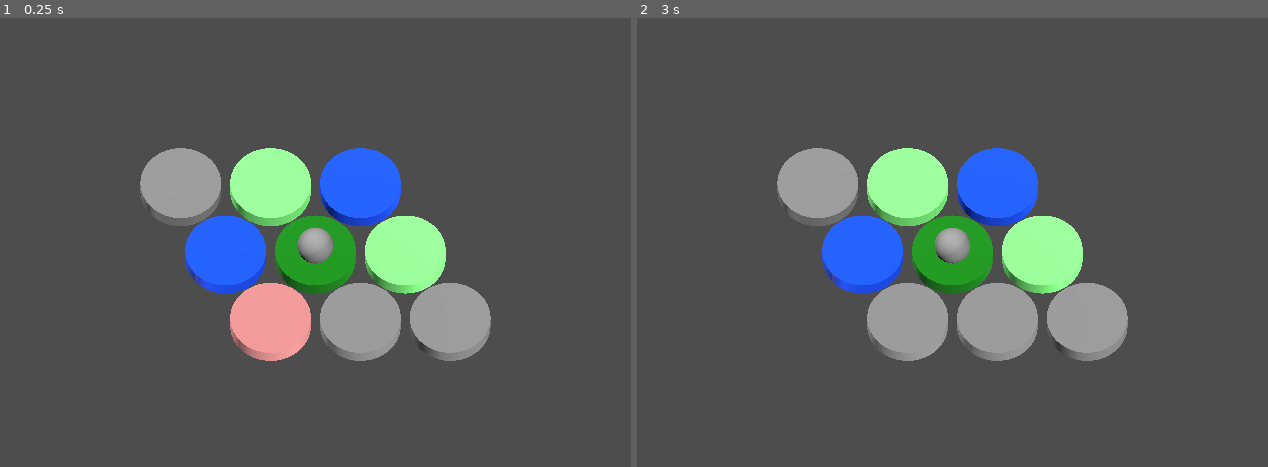
Above: before the commit, frames 1-2 (left to right).
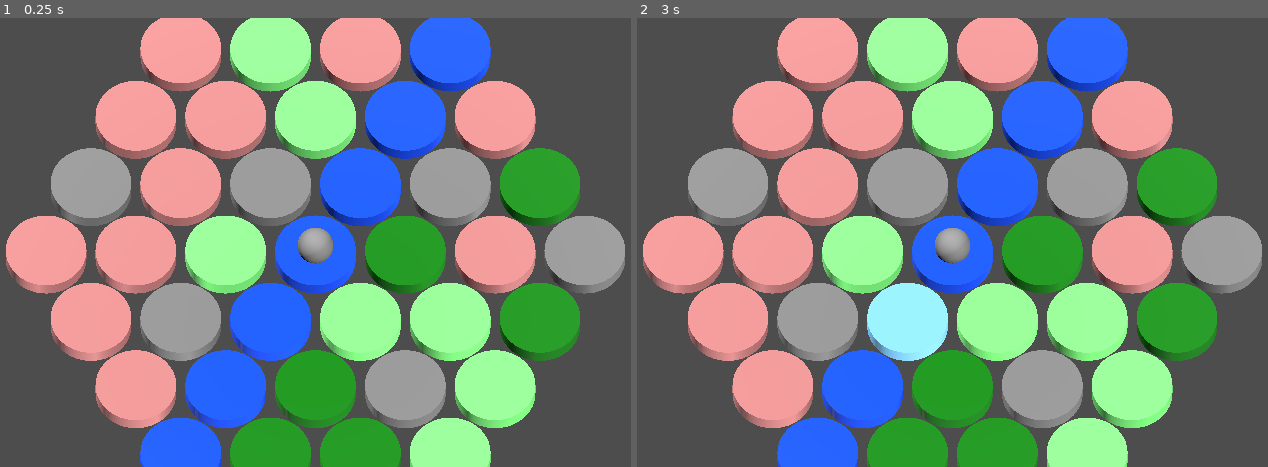
Above: after the commit, the same moments.

Repository: speezepearson/cohabitive-map
Game: Godot game, scene res://play.tscn
Two runs of this game, one before a commit and one after it. Both use one fixed random seed, a clock stepped at 60 frames per second and the inputs below. The project has no main scene, so this scene is started directly.
Inputs (mouse positions are in pixels of both pictures, inside the frame that each line leads up to):
- Up to frame 1 (0.25 s): no input
- Up to frame 2 (3 s): tap Enter at 0.5, 2 s; move the mouse to (1129, 220) at 0.52 s; hold , (downright) 0.53-1.28 s; click (1129, 220) at 0.67 s; tap Space at 1.25, 2.75 s; move the mouse to (794, 264) at 1.27 s; hold M (downleft) 1.28-2.03 s; move the mouse to (1034, 143) at 2.02 s; hold , (downright) 2.03-2.78 s; move the mouse to (914, 332) at 2.77 s; hold I (upleft) from 2.78 s (still down); click (914, 332) at 2.92 s

The runs differ from the first frame. In frame 1, 61% of the frame differs, in the area x 0-100%, y 0-100%; in frame 2, 61%.

Commit message:
codegen fixed map, not random init every time

Diff:
--- a/Hex.gd
+++ b/Hex.gd
@@ -4,13 +4,17 @@
 
 const sqrt32 = sqrt(3)/2.0
 
-static func ij2xyz(ij: Vector2i) -> Vector3: return Vector3(ij.x + ij.y/2.0, 0, ij.y*sqrt32)
+static func ij2xyz(ij: Vector2i) -> Vector3:
+	return Vector3(
+		ij.x - ij.y/2.0, 0,
+		ij.y*sqrt32,
+	)
 
 const UPLEFT = Vector2i(0, -1)
-const UPRIGHT = Vector2i(1, -1)
+const UPRIGHT = Vector2i(1, 1)
 const LEFT = Vector2i(-1, 0)
 const RIGHT = Vector2i(1,0)
-const DOWNLEFT = Vector2i(-1, 1)
+const DOWNLEFT = Vector2i(-1, -1)
 const DOWNRIGHT = Vector2i(0, 1)
 
 static func neighbors(ij: Vector2i) -> Array:
--- a/SphereThing.gd
+++ b/SphereThing.gd
@@ -29,8 +29,7 @@
 	# duplicate override material so we can edit it without affecting all instances
 	self.material = get_mesh().get_surface_override_material(0).duplicate()
 	get_mesh().set_surface_override_material(0, self.material)
-
-	set_cell_type(Cell.random_type())
+	set_cell_type(self.cell_type)
 
 func _on_Area_input_event(camera, event, click_position, click_normal, shape_idx):
 	if event is InputEventMouseButton:
--- a/play.gd
+++ b/play.gd
@@ -2,24 +2,12 @@
 
 var DISK_SCENE = load('res://disk.tscn') as PackedScene
 
-var disk_posns = {}
-func add_disk(ij: Vector2i, disk: Disk):
-	disk_posns[disk] = ij
-	var transform = Transform3D()
-	transform = transform.scaled(Vector3(.9, .9, .9))
-	transform.origin = Hex.ij2xyz(ij)
-	disk.transform = transform
-	add_child(disk)
-
 # Called when the node enters the scene tree for the first time.
 func _ready():
-	for i in range(-1, 2):
-		for j in range(-1, 2):
-			var ij = Vector2i(i,j)
-			var instance = DISK_SCENE.instantiate() as Disk
-			instance.Clicked.connect(_on_disk_clicked.bind(instance))
-			instance.RightClicked.connect(_on_disk_rightclicked.bind(instance))
-			add_disk(ij, instance)
+	for cell in $Cells.get_children():
+		cell = cell as Disk
+		cell.Clicked.connect(_on_disk_clicked.bind(cell))
+		cell.RightClicked.connect(_on_disk_rightclicked.bind(cell))
 
 	get_player().transform.origin = Hex.ij2xyz(Vector2i.ZERO) + Vector3(0,0.2,0)
 
@@ -67,11 +55,12 @@
 	selection = Selection.PLAYER
 
 func _on_disk_clicked(disk: Disk):
-	var disk_posn = disk_posns[disk]
-	if player_ij == disk_posn or Hex.get_adjacency_direction(player_ij, disk_posns[disk]) != Vector2i.ZERO:
+	var disk_ij = disk.get_meta('ij') as Vector2i
+	if player_ij == disk_ij or Hex.get_adjacency_direction(player_ij, disk_ij) != Vector2i.ZERO:
 		disk.flip_type()
 
 func _on_disk_rightclicked(disk: Disk):
-	var dir = Hex.get_adjacency_direction(player_ij, disk_posns[disk])
+	var disk_ij = disk.get_meta('ij') as Vector2i
+	var dir = Hex.get_adjacency_direction(player_ij, disk_ij)
 	if dir != Vector2i.ZERO:
 		move_player(dir)
--- a/play.tscn
+++ b/play.tscn
@@ -1,5 +1,6 @@
-[gd_scene load_steps=3 format=3 uid="uid://5umdm3asgmmx"]
-
+[gd_scene load_steps=4 format=3 uid="uid://5umdm3asgmmx"]
+
+[ext_resource type="PackedScene" uid="uid://wya1l2wusd5r" path="res://disk.tscn" id="1_h1yc5"]
 [ext_resource type="Script" path="res://play.gd" id="1_ikw4v"]
 [ext_resource type="PackedScene" uid="uid://e8bpaumysdie" path="res://player.tscn" id="2_fvciv"]
 
@@ -19,4 +20,183 @@
 
 [node name="Player" parent="." instance=ExtResource("2_fvciv")]
 
-[connection signal="Clicked" from="Player" to="." method="_on_player_clicked"]
+[node name="Cells" type="Node3D" parent="."]
+
+[node name="SphereThing_-3_-3" parent="Cells" instance=ExtResource("1_h1yc5")]
+transform = Transform3D(0.9, 0, 0, 0, 0.9, 0, 0, 0, 0.9, -1.5, 0, -2.59808)
+cell_type = 1
+metadata/ij = Vector2i(-3, -3)
+
+[node name="SphereThing_-3_-2" parent="Cells" instance=ExtResource("1_h1yc5")]
+transform = Transform3D(0.9, 0, 0, 0, 0.9, 0, 0, 0, 0.9, -2, 0, -1.73205)
+cell_type = 1
+metadata/ij = Vector2i(-3, -2)
+
+[node name="SphereThing_-3_-1" parent="Cells" instance=ExtResource("1_h1yc5")]
+transform = Transform3D(0.9, 0, 0, 0, 0.9, 0, 0, 0, 0.9, -2.5, 0, -0.866025)
+metadata/ij = Vector2i(-3, -1)
+
+[node name="SphereThing_-3_0" parent="Cells" instance=ExtResource("1_h1yc5")]
+transform = Transform3D(0.9, 0, 0, 0, 0.9, 0, 0, 0, 0.9, -3, 0, 0)
+cell_type = 1
+metadata/ij = Vector2i(-3, 0)
+
+[node name="SphereThing_-2_-3" parent="Cells" instance=ExtResource("1_h1yc5")]
+transform = Transform3D(0.9, 0, 0, 0, 0.9, 0, 0, 0, 0.9, -0.5, 0, -2.59808)
+cell_type = 4
+metadata/ij = Vector2i(-2, -3)
+
+[node name="SphereThing_-2_-2" parent="Cells" instance=ExtResource("1_h1yc5")]
+transform = Transform3D(0.9, 0, 0, 0, 0.9, 0, 0, 0, 0.9, -1, 0, -1.73205)
+cell_type = 1
+metadata/ij = Vector2i(-2, -2)
+
+[node name="SphereThing_-2_-1" parent="Cells" instance=ExtResource("1_h1yc5")]
+transform = Transform3D(0.9, 0, 0, 0, 0.9, 0, 0, 0, 0.9, -1.5, 0, -0.866025)
+cell_type = 1
+metadata/ij = Vector2i(-2, -1)
+
+[node name="SphereThing_-2_0" parent="Cells" instance=ExtResource("1_h1yc5")]
+transform = Transform3D(0.9, 0, 0, 0, 0.9, 0, 0, 0, 0.9, -2, 0, 0)
+cell_type = 1
+metadata/ij = Vector2i(-2, 0)
+
+[node name="SphereThing_-2_1" parent="Cells" instance=ExtResource("1_h1yc5")]
+transform = Transform3D(0.9, 0, 0, 0, 0.9, 0, 0, 0, 0.9, -2.5, 0, 0.866025)
+cell_type = 1
+metadata/ij = Vector2i(-2, 1)
+
+[node name="SphereThing_-1_-3" parent="Cells" instance=ExtResource("1_h1yc5")]
+transform = Transform3D(0.9, 0, 0, 0, 0.9, 0, 0, 0, 0.9, 0.5, 0, -2.59808)
+cell_type = 1
+metadata/ij = Vector2i(-1, -3)
+
+[node name="SphereThing_-1_-2" parent="Cells" instance=ExtResource("1_h1yc5")]
+transform = Transform3D(0.9, 0, 0, 0, 0.9, 0, 0, 0, 0.9, 0, 0, -1.73205)
+cell_type = 4
+metadata/ij = Vector2i(-1, -2)
+
+[node name="SphereThing_-1_-1" parent="Cells" instance=ExtResource("1_h1yc5")]
+transform = Transform3D(0.9, 0, 0, 0, 0.9, 0, 0, 0, 0.9, -0.5, 0, -0.866025)
+metadata/ij = Vector2i(-1, -1)
+
+[node name="SphereThing_-1_0" parent="Cells" instance=ExtResource("1_h1yc5")]
+transform = Transform3D(0.9, 0, 0, 0, 0.9, 0, 0, 0, 0.9, -1, 0, 0)
+cell_type = 4
+metadata/ij = Vector2i(-1, 0)
+
+[node name="SphereThing_-1_1" parent="Cells" instance=ExtResource("1_h1yc5")]
+transform = Transform3D(0.9, 0, 0, 0, 0.9, 0, 0, 0, 0.9, -1.5, 0, 0.866025)
+metadata/ij = Vector2i(-1, 1)
+
+[node name="SphereThing_-1_2" parent="Cells" instance=ExtResource("1_h1yc5")]
+transform = Transform3D(0.9, 0, 0, 0, 0.9, 0, 0, 0, 0.9, -2, 0, 1.73205)
+cell_type = 1
+metadata/ij = Vector2i(-1, 2)
+
+[node name="SphereThing_0_-3" parent="Cells" instance=ExtResource("1_h1yc5")]
+transform = Transform3D(0.9, 0, 0, 0, 0.9, 0, 0, 0, 0.9, 1.5, 0, -2.59808)
+cell_type = 2
+metadata/ij = Vector2i(0, -3)
+
+[node name="SphereThing_0_-2" parent="Cells" instance=ExtResource("1_h1yc5")]
+transform = Transform3D(0.9, 0, 0, 0, 0.9, 0, 0, 0, 0.9, 1, 0, -1.73205)
+cell_type = 2
+metadata/ij = Vector2i(0, -2)
+
+[node name="SphereThing_0_-1" parent="Cells" instance=ExtResource("1_h1yc5")]
+transform = Transform3D(0.9, 0, 0, 0, 0.9, 0, 0, 0, 0.9, 0.5, 0, -0.866025)
+cell_type = 2
+metadata/ij = Vector2i(0, -1)
+
+[node name="SphereThing_0_0" parent="Cells" instance=ExtResource("1_h1yc5")]
+transform = Transform3D(0.9, 0, 0, 0, 0.9, 0, 0, 0, 0.9, 0, 0, 0)
+cell_type = 2
+metadata/ij = Vector2i(0, 0)
+
+[node name="SphereThing_0_1" parent="Cells" instance=ExtResource("1_h1yc5")]
+transform = Transform3D(0.9, 0, 0, 0, 0.9, 0, 0, 0, 0.9, -0.5, 0, 0.866025)
+cell_type = 2
+metadata/ij = Vector2i(0, 1)
+
+[node name="SphereThing_0_2" parent="Cells" instance=ExtResource("1_h1yc5")]
+transform = Transform3D(0.9, 0, 0, 0, 0.9, 0, 0, 0, 0.9, -1, 0, 1.73205)
+cell_type = 2
+metadata/ij = Vector2i(0, 2)
+
+[node name="SphereThing_0_3" parent="Cells" instance=ExtResource("1_h1yc5")]
+transform = Transform3D(0.9, 0, 0, 0, 0.9, 0, 0, 0, 0.9, -1.5, 0, 2.59808)
+cell_type = 2
+metadata/ij = Vector2i(0, 3)
+
+[node name="SphereThing_1_-2" parent="Cells" instance=ExtResource("1_h1yc5")]
+transform = Transform3D(0.9, 0, 0, 0, 0.9, 0, 0, 0, 0.9, 2, 0, -1.73205)
+cell_type = 1
+metadata/ij = Vector2i(1, -2)
+
+[node name="SphereThing_1_-1" parent="Cells" instance=ExtResource("1_h1yc5")]
+transform = Transform3D(0.9, 0, 0, 0, 0.9, 0, 0, 0, 0.9, 1.5, 0, -0.866025)
+metadata/ij = Vector2i(1, -1)
+
+[node name="SphereThing_1_0" parent="Cells" instance=ExtResource("1_h1yc5")]
+transform = Transform3D(0.9, 0, 0, 0, 0.9, 0, 0, 0, 0.9, 1, 0, 0)
+cell_type = 5
+metadata/ij = Vector2i(1, 0)
+
+[node name="SphereThing_1_1" parent="Cells" instance=ExtResource("1_h1yc5")]
+transform = Transform3D(0.9, 0, 0, 0, 0.9, 0, 0, 0, 0.9, 0.5, 0, 0.866025)
+cell_type = 4
+metadata/ij = Vector2i(1, 1)
+
+[node name="SphereThing_1_2" parent="Cells" instance=ExtResource("1_h1yc5")]
+transform = Transform3D(0.9, 0, 0, 0, 0.9, 0, 0, 0, 0.9, 0, 0, 1.73205)
+cell_type = 5
+metadata/ij = Vector2i(1, 2)
+
+[node name="SphereThing_1_3" parent="Cells" instance=ExtResource("1_h1yc5")]
+transform = Transform3D(0.9, 0, 0, 0, 0.9, 0, 0, 0, 0.9, -0.5, 0, 2.59808)
+cell_type = 5
+metadata/ij = Vector2i(1, 3)
+
+[node name="SphereThing_2_-1" parent="Cells" instance=ExtResource("1_h1yc5")]
+transform = Transform3D(0.9, 0, 0, 0, 0.9, 0, 0, 0, 0.9, 2.5, 0, -0.866025)
+cell_type = 5
+metadata/ij = Vector2i(2, -1)
+
+[node name="SphereThing_2_0" parent="Cells" instance=ExtResource("1_h1yc5")]
+transform = Transform3D(0.9, 0, 0, 0, 0.9, 0, 0, 0, 0.9, 2, 0, 0)
+cell_type = 1
+metadata/ij = Vector2i(2, 0)
+
+[node name="SphereThing_2_1" parent="Cells" instance=ExtResource("1_h1yc5")]
+transform = Transform3D(0.9, 0, 0, 0, 0.9, 0, 0, 0, 0.9, 1.5, 0, 0.866025)
+cell_type = 4
+metadata/ij = Vector2i(2, 1)
+
+[node name="SphereThing_2_2" parent="Cells" instance=ExtResource("1_h1yc5")]
+transform = Transform3D(0.9, 0, 0, 0, 0.9, 0, 0, 0, 0.9, 1, 0, 1.73205)
+metadata/ij = Vector2i(2, 2)
+
+[node name="SphereThing_2_3" parent="Cells" instance=ExtResource("1_h1yc5")]
+transform = Transform3D(0.9, 0, 0, 0, 0.9, 0, 0, 0, 0.9, 0.5, 0, 2.59808)
+cell_type = 5
+metadata/ij = Vector2i(2, 3)
+
+[node name="SphereThing_3_0" parent="Cells" instance=ExtResource("1_h1yc5")]
+transform = Transform3D(0.9, 0, 0, 0, 0.9, 0, 0, 0, 0.9, 3, 0, 0)
+metadata/ij = Vector2i(3, 0)
+
+[node name="SphereThing_3_1" parent="Cells" instance=ExtResource("1_h1yc5")]
+transform = Transform3D(0.9, 0, 0, 0, 0.9, 0, 0, 0, 0.9, 2.5, 0, 0.866025)
+cell_type = 5
+metadata/ij = Vector2i(3, 1)
+
+[node name="SphereThing_3_2" parent="Cells" instance=ExtResource("1_h1yc5")]
+transform = Transform3D(0.9, 0, 0, 0, 0.9, 0, 0, 0, 0.9, 2, 0, 1.73205)
+cell_type = 4
+metadata/ij = Vector2i(3, 2)
+
+[node name="SphereThing_3_3" parent="Cells" instance=ExtResource("1_h1yc5")]
+transform = Transform3D(0.9, 0, 0, 0, 0.9, 0, 0, 0, 0.9, 1.5, 0, 2.59808)
+cell_type = 4
+metadata/ij = Vector2i(3, 3)
Not shown, added: generate_river.py
